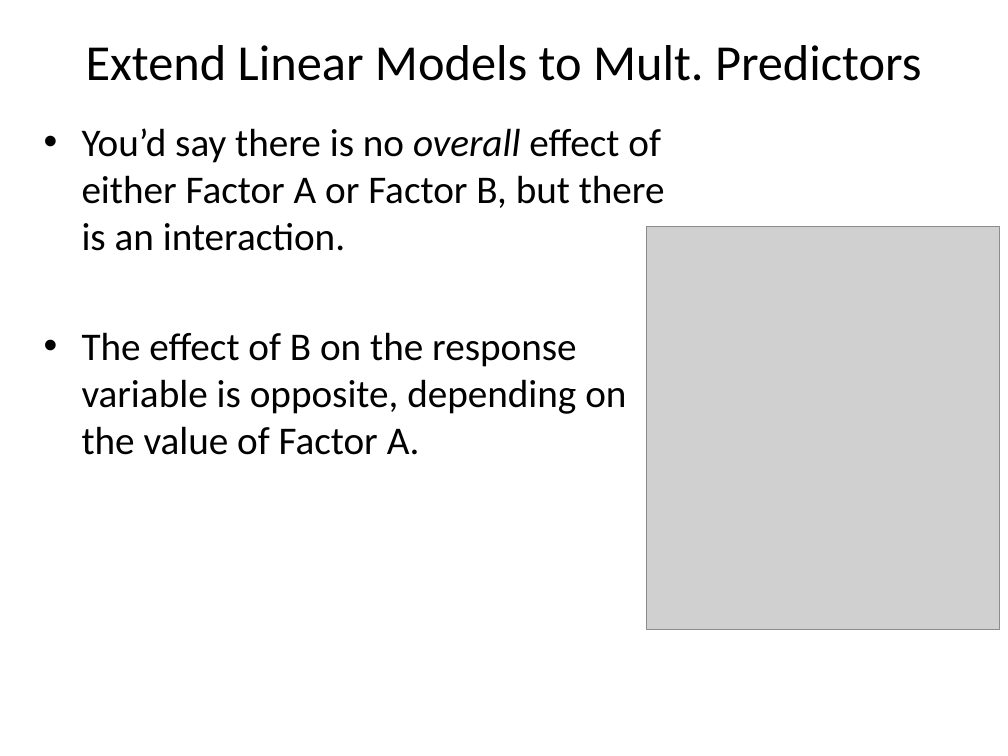
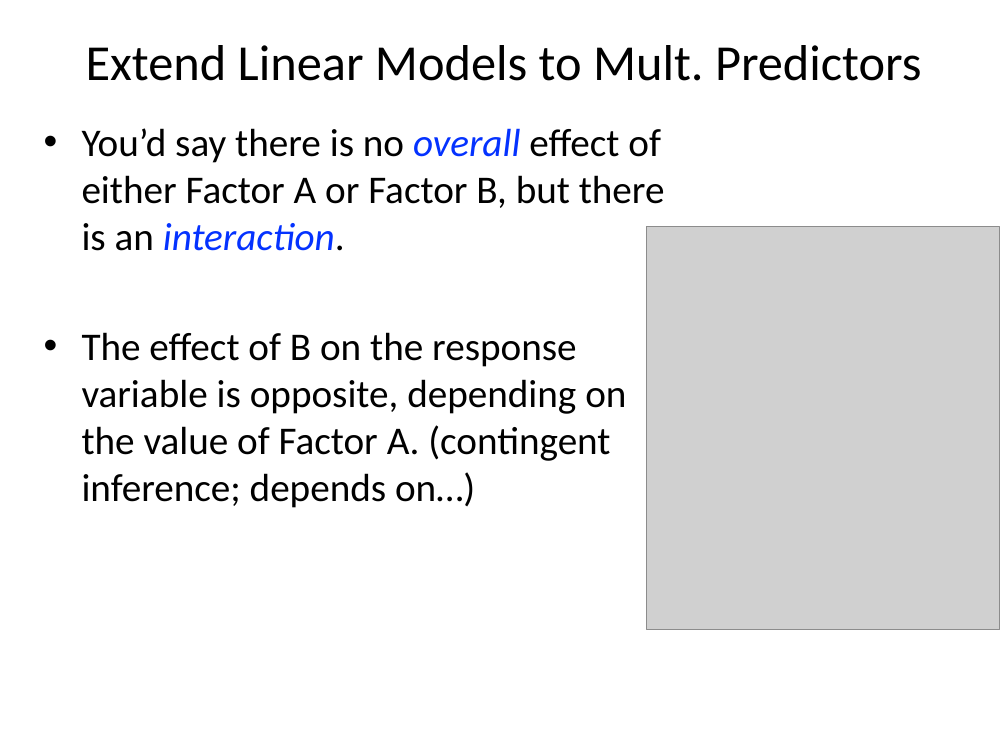
Before and after one commit to cmgienger/6-2WayANOVA, a slide deck: slide 4 of 6-2Way_ANOVA.pptx. Drawn at 1008x756 pixels with LibreOffice and Linux fonts; fonts in the diff are those of the drawing; grey boxes stand for pictures. Boxes give left, top, right and bottom in pixels: in the first picture for what was removed or moved away, otherwise in the second. Text is boxed around its words. In the diff, an @@ line names an element or a change of style, - is before the commit and + after.

```diff
--- a/6-2Way_ANOVA.pptx
+++ b/6-2Way_ANOVA.pptx
@@ text at (82,128,665,251): text colour #000000 to #0432FF in "overall interaction."; italic on in "interaction." @@
@@ text at (82,332,626,508): text changed @@
-• The effect of B on the response variable is opposite, depending on the value of Factor A.
+• The effect of B on the response variable is opposite, depending on the value of Factor A. (contingent inference; depends on…)
```
Also in this commit, not shown: 5 other slides changed, 1 slide removed, 2 other files.
